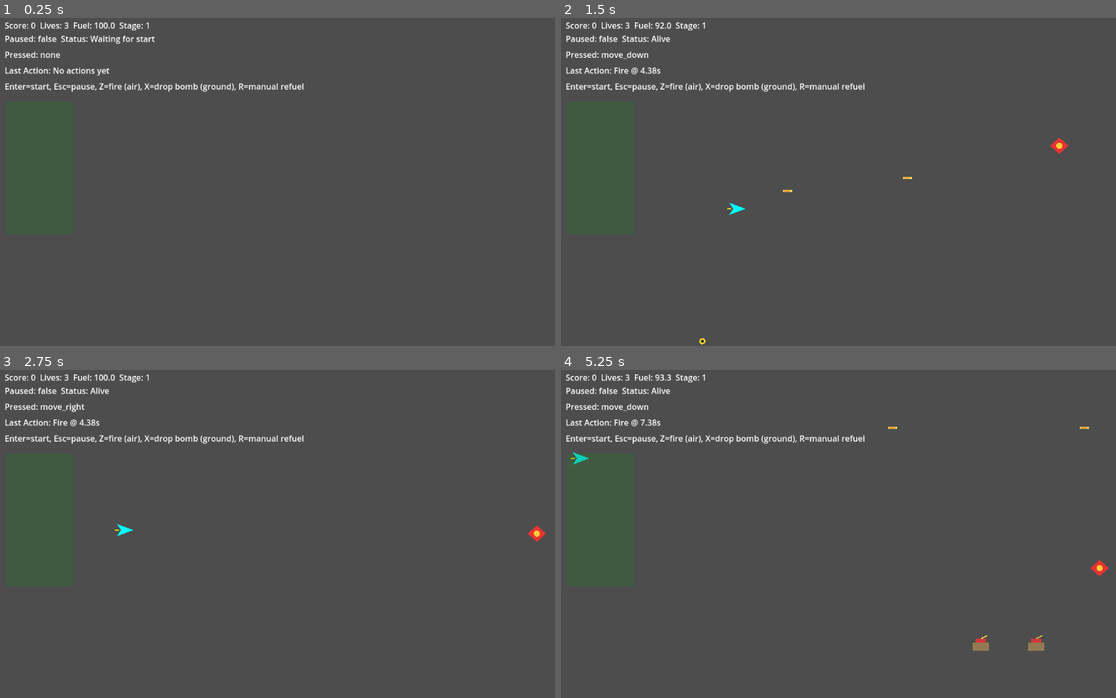
Above: before the commit, frames 1-4 (two rows, left to right).
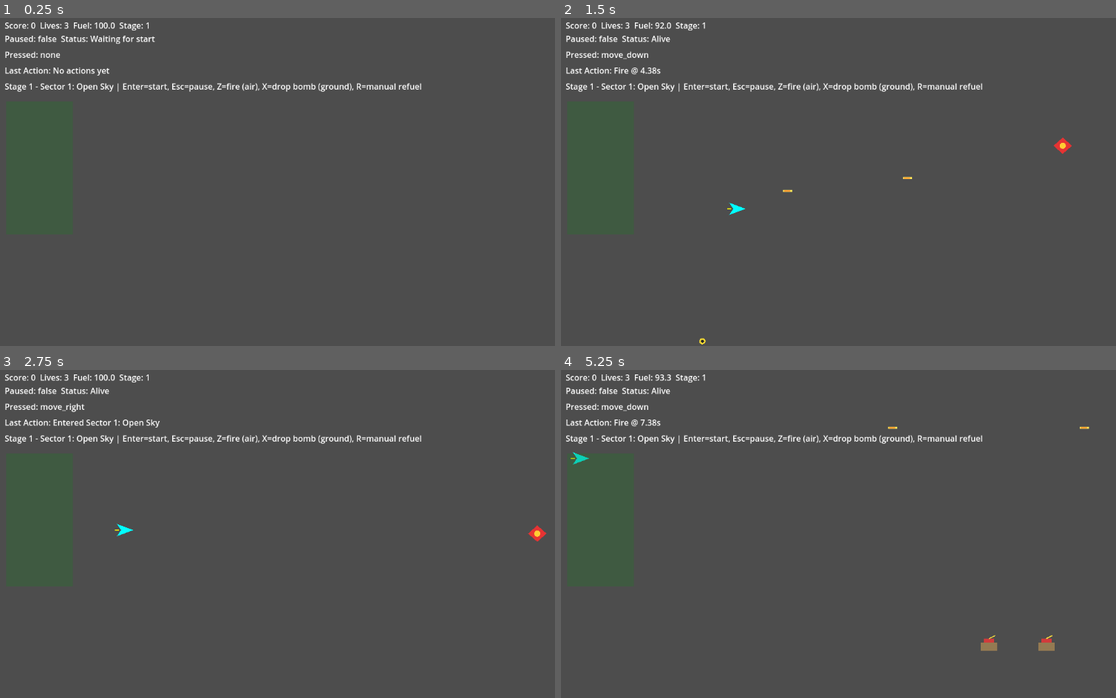
Above: after the commit, the same moments.

Repository: cbremer/starkiller-space-game
Game: Godot game, scene res://scenes/Main.tscn
The game is run twice, just before and just after one commit, with the same random seed, the same clock (stepped at 60 frames per second) and the same inputs.
Inputs:
- Up to frame 1 (0.25 s): no input
- Up to frame 2 (1.5 s): tap Enter (start) at 0.5 s; hold Right (move_right) 0.53-1.28 s; tap X (bomb) at 0.6 s; tap Z (fire) at 0.8, 1.35 s; hold Down (move_down) from 1.28 s (still down)
- Up to frame 3 (2.75 s): tap R (refuel) at 1.55 s; release Down (move_down) at 2.03 s; hold Right (move_right) from 2.03 s (still down); hold R (refuel) from 2.03 s (still down); tap Enter (start) at 2.3 s
- Up to frame 4 (5.25 s): release Right (move_right) at 2.78 s; release R (refuel) at 2.78 s; hold Up (move_up) 2.78-3.53 s; tap Enter (start) at 2.85 s; tap X (bomb) at 3.05, 3.6 s; hold Left (move_left) 3.53-5.03 s; tap Z (fire) at 3.8, 4.35 s; tap R (refuel) at 4.55 s; hold Down (move_down) from 5.03 s (still down); hold R (refuel) from 5.03 s (still down)

The runs differ from the first frame. In frame 1, 0.9% of the frame differs, in the area x 0-76%, y 19-23%; in frame 2, 1.0%; in frame 3, 1.1%; in frame 4, 1.2%, in the area x 0-99%, y 19-86%.

Commit message:
Add stage segment progression and fuel tank spawns

Diff:
--- /dev/null
+++ b/scripts/fuel_tank.gd
@@ -0,0 +1,23 @@
+extends Node2D
+class_name FuelTank
+
+@export var speed := 120.0
+@export var hit_radius := 14.0
+@export var fuel_amount := 26.0
+
+var is_active := true
+
+func _ready() -> void:
+	add_to_group("fuel_tanks")
+
+func _process(delta: float) -> void:
+	if not is_active:
+		return
+	position.x -= speed * delta
+	if position.x < -30.0:
+		queue_free()
+
+func _draw() -> void:
+	draw_rect(Rect2(Vector2(-10, -16), Vector2(20, 32)), Color(0.86, 0.84, 0.74))
+	draw_rect(Rect2(Vector2(-6, -20), Vector2(12, 6)), Color(0.78, 0.2, 0.2))
+	draw_line(Vector2(-4, -4), Vector2(4, -4), Color(0.2, 0.2, 0.2), 2.0)
--- a/scripts/game_state.gd
+++ b/scripts/game_state.gd
@@ -48,6 +48,10 @@
 	fuel = clamp(fuel + amount, 0.0, MAX_FUEL)
 	changed.emit()
 
+func set_stage(new_stage_id: int) -> void:
+	stage_id = max(new_stage_id, 1)
+	changed.emit()
+
 func drain_fuel(amount: float) -> void:
 	if not run_started or is_paused or not is_alive:
 		return
--- a/scripts/main.gd
+++ b/scripts/main.gd
@@ -5,21 +5,19 @@
 const REFUEL_RECT := Rect2(Vector2(15, 170), Vector2(130, 260))
 const BOLT_SPAWN_OFFSET := Vector2(22, 0)
 const BOMB_DROP_OFFSET := Vector2(8, 12)
-const ENEMY_SPAWN_INTERVAL := 1.05
-const ENEMY_SPAWN_VARIANCE := 0.22
+const STAGE_SCROLL_SPEED := 190.0
 const ENEMY_SPAWN_X := 1060.0
 const ENEMY_AIR_Y_MIN := 130.0
 const ENEMY_AIR_Y_MAX := 440.0
 const ENEMY_GROUND_Y := 548.0
-const ENEMY_AIR_SPEED_MIN := 130.0
-const ENEMY_AIR_SPEED_MAX := 205.0
-const ENEMY_GROUND_SPEED_MIN := 95.0
-const ENEMY_GROUND_SPEED_MAX := 135.0
-const GROUND_TARGET_CHANCE := 0.4
+const FUEL_TANK_SPAWN_X := 1060.0
+const FUEL_TANK_Y_MIN := 190.0
+const FUEL_TANK_Y_MAX := 460.0
 const PLAYER_HIT_RADIUS := 16.0
 const LASER_BOLT_SCRIPT := preload("res://scripts/laser_bolt.gd")
 const BOMB_PAYLOAD_SCRIPT := preload("res://scripts/bomb_payload.gd")
 const ENEMY_TARGET_SCRIPT := preload("res://scripts/enemy_target.gd")
+const FUEL_TANK_SCRIPT := preload("res://scripts/fuel_tank.gd")
 
 @onready var player: PlayerShip = $PlayerShip
 @onready var state_label: Label = $CanvasLayer/HUD/StateLabel
@@ -29,11 +27,17 @@
 
 var game_state := GameState.new()
 var last_action_text := "No actions yet"
-var enemy_spawn_remaining := ENEMY_SPAWN_INTERVAL
+var enemy_spawn_remaining := 1.0
+var fuel_tank_spawn_remaining := 0.0
+var stage_segments: Array = []
+var current_segment_index := 0
+var segment_distance_remaining := 0.0
+var run_distance := 0.0
 var rng := RandomNumberGenerator.new()
 
 func _ready() -> void:
 	rng.randomize()
+	_build_stage_segments()
 	game_state.changed.connect(_update_hud)
 	game_state.action_triggered.connect(_on_action_triggered)
 	game_state.player_respawned.connect(_on_respawned)
@@ -47,13 +51,16 @@
 		game_state.start_run()
 		player.position = Vector2(120, 320)
 		_clear_combat_nodes()
+		_reset_run_progression()
 		enemy_spawn_remaining = 0.35
 
 	if Input.is_action_just_pressed("pause"):
 		game_state.toggle_pause()
 
 	if game_state.run_started and game_state.is_alive and not game_state.is_paused:
+		_update_stage_progress(delta)
 		_update_enemy_spawns(delta)
+		_update_fuel_tank_spawns(delta)
 		if Input.is_action_just_pressed("fire"):
 			game_state.register_action("Fire")
 			_spawn_bolt()
@@ -85,23 +92,28 @@
 	add_child(bolt)
 
 func _spawn_enemy() -> void:
+	var segment = _current_segment()
 	var enemy := ENEMY_TARGET_SCRIPT.new()
-	var spawn_ground := rng.randf() <= GROUND_TARGET_CHANCE
+	var spawn_ground := rng.randf() <= float(segment["ground_target_chance"])
 	if spawn_ground:
 		enemy.position = Vector2(ENEMY_SPAWN_X, ENEMY_GROUND_Y)
-		enemy.set("speed", rng.randf_range(ENEMY_GROUND_SPEED_MIN, ENEMY_GROUND_SPEED_MAX))
+		enemy.set("speed", rng.randf_range(float(segment["ground_speed_min"]), float(segment["ground_speed_max"])))
 		enemy.set("target_type", "ground")
 	else:
 		enemy.position = Vector2(ENEMY_SPAWN_X, rng.randf_range(ENEMY_AIR_Y_MIN, ENEMY_AIR_Y_MAX))
-		enemy.set("speed", rng.randf_range(ENEMY_AIR_SPEED_MIN, ENEMY_AIR_SPEED_MAX))
+		enemy.set("speed", rng.randf_range(float(segment["air_speed_min"]), float(segment["air_speed_max"])))
 		enemy.set("target_type", "air")
 	add_child(enemy)
 
 func _update_enemy_spawns(delta: float) -> void:
+	var segment = _current_segment()
 	enemy_spawn_remaining = maxf(0.0, enemy_spawn_remaining - delta)
 	if enemy_spawn_remaining <= 0.0:
 		_spawn_enemy()
-		enemy_spawn_remaining = ENEMY_SPAWN_INTERVAL + rng.randf_range(-ENEMY_SPAWN_VARIANCE, ENEMY_SPAWN_VARIANCE)
+		enemy_spawn_remaining = float(segment["enemy_spawn_interval"]) + rng.randf_range(
+			-float(segment["enemy_spawn_variance"]),
+			float(segment["enemy_spawn_variance"])
+		)
 
 func _try_trigger_bomb() -> void:
 	game_state.register_action("Bomb")
@@ -112,6 +124,23 @@
 	payload.position = player.position + BOMB_DROP_OFFSET
 	add_child(payload)
 
+func _spawn_fuel_tank() -> void:
+	var tank := FUEL_TANK_SCRIPT.new()
+	tank.position = Vector2(FUEL_TANK_SPAWN_X, rng.randf_range(FUEL_TANK_Y_MIN, FUEL_TANK_Y_MAX))
+	var segment = _current_segment()
+	tank.set("fuel_amount", float(segment["fuel_tank_amount"]))
+	add_child(tank)
+
+func _update_fuel_tank_spawns(delta: float) -> void:
+	var segment = _current_segment()
+	var tank_interval := float(segment["fuel_tank_interval"])
+	if tank_interval <= 0.0:
+		return
+	fuel_tank_spawn_remaining = maxf(0.0, fuel_tank_spawn_remaining - delta)
+	if fuel_tank_spawn_remaining <= 0.0:
+		_spawn_fuel_tank()
+		fuel_tank_spawn_remaining = tank_interval
+
 func _update_combat_state() -> void:
 	if not game_state.run_started or not game_state.is_alive or game_state.is_paused:
 		return
@@ -119,6 +148,7 @@
 	var enemy_nodes := get_tree().get_nodes_in_group("enemy_targets")
 	var bolt_nodes := get_tree().get_nodes_in_group("laser_bolts")
 	var bomb_nodes := get_tree().get_nodes_in_group("bomb_payloads")
+	var fuel_tank_nodes := get_tree().get_nodes_in_group("fuel_tanks")
 
 	for enemy_node in enemy_nodes:
 		if enemy_node == null or not enemy_node.has_method("apply_hit"):
@@ -162,6 +192,17 @@
 					bomb_node.queue_free()
 					break
 
+	for fuel_tank_node in fuel_tank_nodes:
+		if fuel_tank_node == null:
+			continue
+		var tank_radius := float(fuel_tank_node.get("hit_radius"))
+		if fuel_tank_node.position.distance_to(player.position) <= (tank_radius + PLAYER_HIT_RADIUS):
+			var fuel_gain := float(fuel_tank_node.get("fuel_amount"))
+			game_state.add_fuel(fuel_gain)
+			last_action_text = "Fuel tank collected (+%d)" % int(fuel_gain)
+			action_label.text = "Last Action: %s" % last_action_text
+			fuel_tank_node.queue_free()
+
 func _set_actor_activity(is_active: bool) -> void:
 	for bolt_node in get_tree().get_nodes_in_group("laser_bolts"):
 		if bolt_node != null:
@@ -169,6 +210,9 @@
 	for bomb_node in get_tree().get_nodes_in_group("bomb_payloads"):
 		if bomb_node != null:
 			bomb_node.set("is_active", is_active)
+	for fuel_tank_node in get_tree().get_nodes_in_group("fuel_tanks"):
+		if fuel_tank_node != null:
+			fuel_tank_node.set("is_active", is_active)
 	for enemy_node in get_tree().get_nodes_in_group("enemy_targets"):
 		if enemy_node != null:
 			enemy_node.set("is_active", is_active)
@@ -178,8 +222,86 @@
 		bolt_node.queue_free()
 	for bomb_node in get_tree().get_nodes_in_group("bomb_payloads"):
 		bomb_node.queue_free()
+	for fuel_tank_node in get_tree().get_nodes_in_group("fuel_tanks"):
+		fuel_tank_node.queue_free()
 	for enemy_node in get_tree().get_nodes_in_group("enemy_targets"):
 		enemy_node.queue_free()
+
+func _build_stage_segments() -> void:
+	stage_segments = [
+		{
+			"segment_name": "Sector 1: Open Sky",
+			"length_px": 2400.0,
+			"enemy_spawn_interval": 1.15,
+			"enemy_spawn_variance": 0.20,
+			"ground_target_chance": 0.30,
+			"air_speed_min": 120.0,
+			"air_speed_max": 185.0,
+			"ground_speed_min": 90.0,
+			"ground_speed_max": 125.0,
+			"fuel_tank_interval": 7.0,
+			"fuel_tank_amount": 24.0
+		},
+		{
+			"segment_name": "Sector 2: Canyon",
+			"length_px": 2600.0,
+			"enemy_spawn_interval": 0.95,
+			"enemy_spawn_variance": 0.22,
+			"ground_target_chance": 0.45,
+			"air_speed_min": 135.0,
+			"air_speed_max": 205.0,
+			"ground_speed_min": 100.0,
+			"ground_speed_max": 140.0,
+			"fuel_tank_interval": 5.5,
+			"fuel_tank_amount": 22.0
+		},
+		{
+			"segment_name": "Sector 3: Fortress Run",
+			"length_px": 3000.0,
+			"enemy_spawn_interval": 0.82,
+			"enemy_spawn_variance": 0.18,
+			"ground_target_chance": 0.55,
+			"air_speed_min": 150.0,
+			"air_speed_max": 220.0,
+			"ground_speed_min": 110.0,
+			"ground_speed_max": 150.0,
+			"fuel_tank_interval": 4.8,
+			"fuel_tank_amount": 20.0
+		}
+	]
+
+func _reset_run_progression() -> void:
+	current_segment_index = 0
+	run_distance = 0.0
+	var segment = _current_segment()
+	segment_distance_remaining = float(segment["length_px"])
+	enemy_spawn_remaining = float(segment["enemy_spawn_interval"])
+	fuel_tank_spawn_remaining = float(segment["fuel_tank_interval"])
+	game_state.set_stage(1)
+	last_action_text = "Entered %s" % String(segment["segment_name"])
+	action_label.text = "Last Action: %s" % last_action_text
+
+func _current_segment():
+	if stage_segments.is_empty():
+		_build_stage_segments()
+	return stage_segments[min(current_segment_index, stage_segments.size() - 1)]
+
+func _update_stage_progress(delta: float) -> void:
+	var progress := STAGE_SCROLL_SPEED * delta
+	run_distance += progress
+	segment_distance_remaining = maxf(0.0, segment_distance_remaining - progress)
+	if segment_distance_remaining <= 0.0:
+		_advance_segment()
+
+func _advance_segment() -> void:
+	current_segment_index = min(current_segment_index + 1, stage_segments.size() - 1)
+	var segment = _current_segment()
+	segment_distance_remaining = float(segment["length_px"])
+	enemy_spawn_remaining = minf(enemy_spawn_remaining, float(segment["enemy_spawn_interval"]))
+	fuel_tank_spawn_remaining = minf(fuel_tank_spawn_remaining, float(segment["fuel_tank_interval"]))
+	game_state.set_stage(current_segment_index + 1)
+	last_action_text = "Entered %s" % String(segment["segment_name"])
+	action_label.text = "Last Action: %s" % last_action_text
 
 func _on_respawned() -> void:
 	player.position = Vector2(120, 320)
@@ -198,7 +320,11 @@
 	_update_info_label()
 
 func _update_info_label() -> void:
-	info_label.text = "Enter=start, Esc=pause, Z=fire (air), X=drop bomb (ground), R=manual refuel"
+	var segment = _current_segment()
+	info_label.text = "Stage %d - %s | Enter=start, Esc=pause, Z=fire (air), X=drop bomb (ground), R=manual refuel" % [
+		game_state.stage_id,
+		String(segment["segment_name"])
+	]
 
 func _update_input_debug() -> void:
 	var pressed_actions: Array[String] = []
Not shown, changed: README.md
Not shown, changed: SPEC.md
Not shown, changed: TASKS.md
